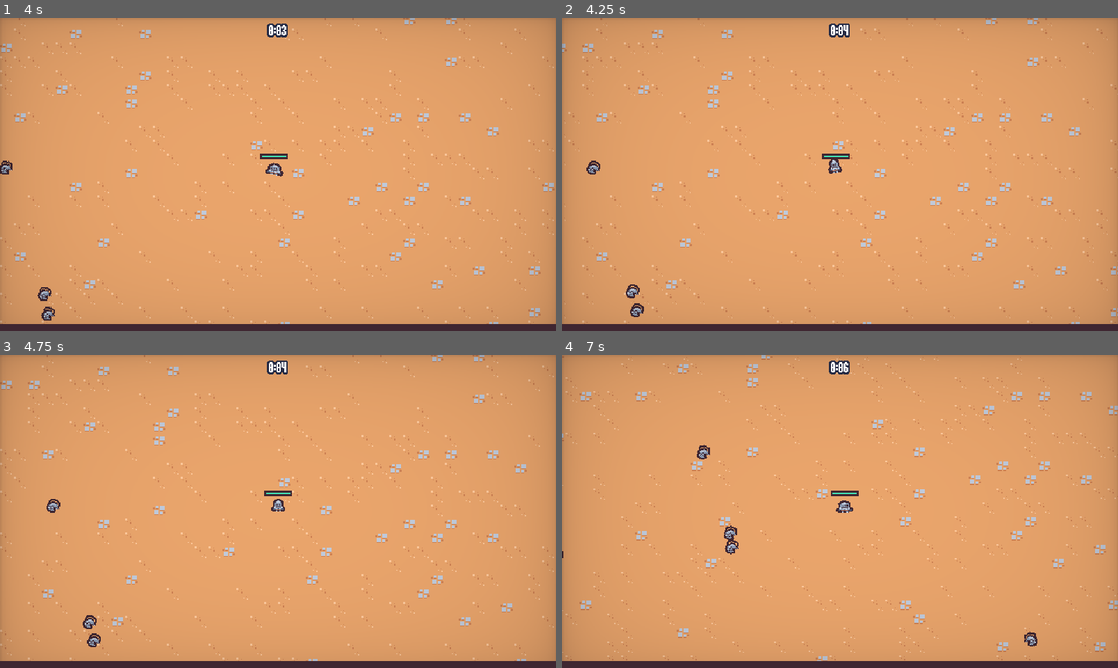
Above: before the commit, frames 1-4 (two rows, left to right).
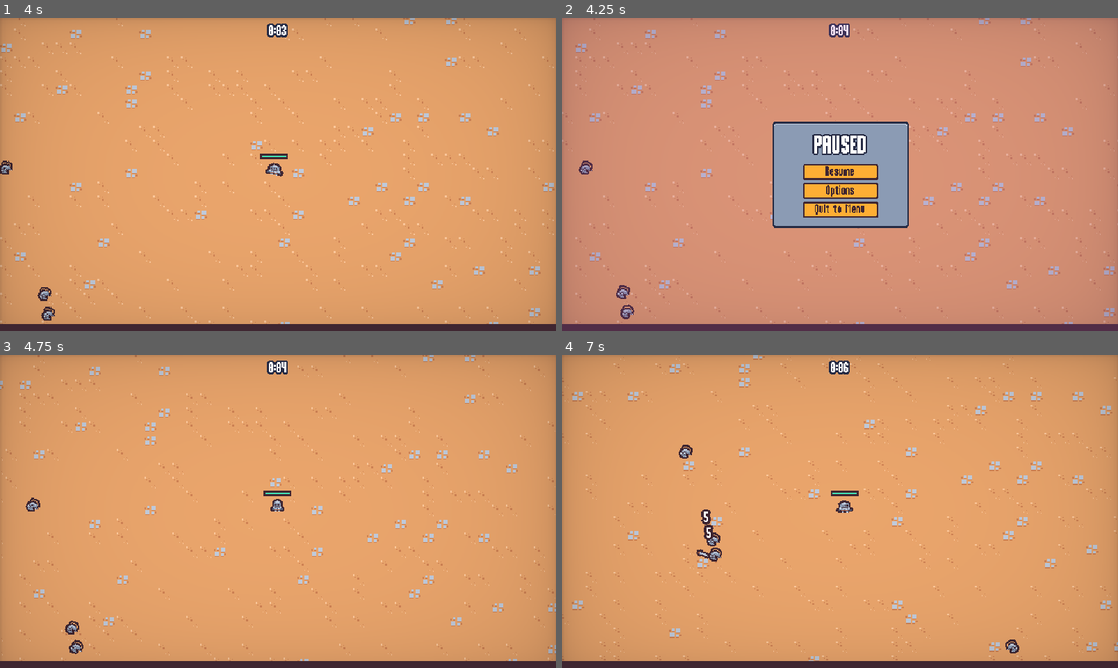
Above: after the commit, the same moments.

Repository: Ford-Narongrit/2DSurvivorsGodot
Game: Godot game, scene res://scenes/main/main.tscn
Two runs of this game, one before a commit and one after it. Both use one fixed random seed, a clock stepped at 60 frames per second and the inputs below. This scene is started directly instead of the project's main scene.
Inputs (mouse positions are in pixels of both pictures, inside the frame that each line leads up to):
- Up to frame 1 (4 s): move the mouse to (400, 158) at 0.52 s; press the mouse at (400, 158) at 0.53 s; hold D (move_right) 0.53-1.28 s; move the mouse to (166, 190) at 1.27 s; release the mouse at (166, 190) at 1.28 s; hold S (move_down) 1.28-2.03 s; click (166, 190) at 1.35 s; move the mouse to (333, 105) at 2.02 s; press the mouse at (333, 105) at 2.03 s; hold D (move_right) 2.03-2.78 s; move the mouse to (250, 237) at 2.77 s; release the mouse at (250, 237) at 2.78 s; hold W (move_up) 2.78-3.53 s; click (250, 237) at 2.85 s; move the mouse to (444, 221) at 3.52 s; press the mouse at (444, 221) at 3.53 s; hold A (move_left) from 3.53 s (still down)
- Up to frame 2 (4.25 s): keep holding A (move_left); tap Escape (pause, bound only after the commit) at 4.15 s
- Up to frame 3 (4.75 s): release A (move_left) at 4.25 s; release the mouse at (444, 558) at 4.25 s; click (278, 508) at 4.25 s, where only the run after the commit has a clickable "Resume"
- Up to frame 4 (7 s): move the mouse to (673, 464) at 5.02 s; hold A (move_left) 5.03-5.78 s; click (673, 464) at 5.1 s; move the mouse to (867, 511) at 5.77 s; press the mouse at (867, 511) at 5.78 s; hold S (move_down) 5.78-6.53 s; move the mouse to (756, 433) at 6.52 s; release the mouse at (756, 433) at 6.53 s; hold D (move_right) from 6.53 s (still down); click (756, 433) at 6.6 s

Frame 1 is identical in both runs. In frame 2, 13% of the frame differs, in the area x 0-100%, y 0-98%; in frame 3, 5.1%; in frame 4, 5.3%.

Commit message:
add pause menu

Diff:
--- a/project.godot
+++ b/project.godot
@@ -67,6 +67,12 @@
 "events": [Object(InputEventMouseButton,"resource_local_to_scene":false,"resource_name":"","device":-1,"window_id":0,"a …(253 unchanged characters)…
 ]
 }
+pause={
+"deadzone": 0.5,
+"events": [Object(InputEventKey,"resource_local_to_scene":false,"resource_name":"","device":-1,"window_id":0,"alt_pressed":false,"shift_pressed":false,"ctrl_pressed":false,"meta_pressed":false,"pressed":false,"keycode":0,"physical_keycode":4194305,"key_label":0,"unicode":0,"echo":false,"script":null)
+, Object(InputEventKey,"resource_local_to_scene":false,"resource_name":"","device":-1,"window_id":0,"alt_pressed":false,"shift_pressed":false,"ctrl_pressed":false,"meta_pressed":false,"pressed":false,"keycode":0,"physical_keycode":80,"key_label":0,"unicode":112,"echo":false,"script":null)
+]
+}
 
 [layer_names]
 
--- a/scenes/main/main.gd
+++ b/scenes/main/main.gd
@@ -2,9 +2,16 @@
 
 @export var end_screen_scene: PackedScene
 
+var pause_menu_scene = preload("res://scenes/ui/pause_menu.tscn")
 
 func _ready():
 	$%Player.health_component.died.connect(on_player_died)
+
+
+func _unhandled_input(event):
+	if event.is_action_pressed("pause"):
+		add_child(pause_menu_scene.instantiate())
+		get_tree().root.set_input_as_handled()
 
 
 func on_player_died():
--- a/scenes/ui/main_menu.gd
+++ b/scenes/ui/main_menu.gd
@@ -6,6 +6,7 @@
 	%PlayButton.pressed.connect(on_play_pressed)
 	%OptionsButton.pressed.connect(on_options_pressed)
 	%QuitButton.pressed.connect(on_quit_pressed)
+
 
 
 func on_play_pressed():
--- a/scenes/ui/main_menu.tscn
+++ b/scenes/ui/main_menu.tscn
@@ -59,4 +59,4 @@
 text = "Quit"
 
 [node name="Vignette" parent="." instance=ExtResource("2_0fmax")]
-layer = 2
+layer = 3
--- a/scenes/ui/options_menu.tscn
+++ b/scenes/ui/options_menu.tscn
@@ -4,6 +4,7 @@
 [ext_resource type="PackedScene" uid="uid://cwtqc0rbiapor" path="res://scenes/ui/sound_button.tscn" id="3_81d78"]
 
 [node name="OptionsMenu" type="CanvasLayer"]
+layer = 2
 script = ExtResource("1_gob8m")
 
 [node name="MarginContainer" type="MarginContainer" parent="."]
--- /dev/null
+++ b/scenes/ui/pause_menu.gd
@@ -0,0 +1,66 @@
+extends CanvasLayer
+
+@onready var panel_container = %PanelContainer
+@onready var resume_button = %ResumeButton
+@onready var options_button = %OptionsButton
+@onready var quit_button = %QuitButton
+
+var is_closing: bool = false
+var options_menu_scene =preload("res://scenes/ui/options_menu.tscn")
+
+func _ready():
+	get_tree().paused = true
+
+	resume_button.pressed.connect(on_resume_pressed)
+	options_button.pressed.connect(on_options_pressed)
+	quit_button.pressed.connect(on_quit_pressed)
+
+	panel_container.pivot_offset = panel_container.size / 2
+	$AnimationPlayer.play("in")
+
+	var tween = create_tween()
+	tween.tween_property(panel_container, "scale", Vector2.ZERO, 0)
+	tween.tween_property(panel_container, "scale", Vector2.ONE, 0.3)\
+		.set_ease(Tween.EASE_OUT).set_trans(Tween.TRANS_BACK)
+
+
+func _unhandled_input(event):
+	if event.is_action_pressed("pause"):
+		get_tree().root.set_input_as_handled()
+		close()
+
+
+func close():
+	if is_closing:
+		return
+
+	is_closing = true
+	$AnimationPlayer.play("out")
+
+	var tween = create_tween()
+	tween.tween_property(panel_container, "scale", Vector2.ONE, 0)
+	tween.tween_property(panel_container, "scale", Vector2.ZERO, 0.3)\
+		.set_ease(Tween.EASE_IN).set_trans(Tween.TRANS_BACK)
+
+	await  tween.finished
+	get_tree().paused = false
+	queue_free()
+
+
+func on_resume_pressed():
+	close()
+
+
+func on_options_pressed():
+	var options_menu_instance = options_menu_scene.instantiate()
+	add_child(options_menu_instance)
+	options_menu_instance.back_pressed.connect(on_options_back_pressed.bind(options_menu_instance))
+
+
+func on_quit_pressed():
+	get_tree().paused = false
+	get_tree().change_scene_to_file("res://scenes/ui/main_menu.tscn")
+
+
+func on_options_back_pressed(options_instance: Node):
+	options_instance.queue_free()
--- /dev/null
+++ b/scenes/ui/pause_menu.tscn
@@ -0,0 +1,135 @@
+[gd_scene load_steps=7 format=3 uid="uid://dvq6bt3rl0lle"]
+
+[ext_resource type="Script" path="res://scenes/ui/pause_menu.gd" id="1_xyw0d"]
+[ext_resource type="PackedScene" uid="uid://cwtqc0rbiapor" path="res://scenes/ui/sound_button.tscn" id="3_746e3"]
+
+[sub_resource type="Animation" id="Animation_r21xi"]
+length = 0.001
+tracks/0/type = "value"
+tracks/0/imported = false
+tracks/0/enabled = true
+tracks/0/path = NodePath("ColorRect:modulate")
+tracks/0/interp = 1
+tracks/0/loop_wrap = true
+tracks/0/keys = {
+"times": PackedFloat32Array(0),
+"transitions": PackedFloat32Array(1),
+"update": 0,
+"values": [Color(1, 1, 1, 1)]
+}
+
+[sub_resource type="Animation" id="Animation_qumkn"]
+resource_name = "in"
+length = 0.15
+tracks/0/type = "value"
+tracks/0/imported = false
+tracks/0/enabled = true
+tracks/0/path = NodePath("ColorRect:modulate")
+tracks/0/interp = 1
+tracks/0/loop_wrap = true
+tracks/0/keys = {
+"times": PackedFloat32Array(0, 0.15),
+"transitions": PackedFloat32Array(1, 1),
+"update": 0,
+"values": [Color(1, 1, 1, 0), Color(1, 1, 1, 1)]
+}
+
+[sub_resource type="Animation" id="Animation_2nl4v"]
+resource_name = "out"
+length = 0.15
+tracks/0/type = "value"
+tracks/0/imported = false
+tracks/0/enabled = true
+tracks/0/path = NodePath("ColorRect:modulate")
+tracks/0/interp = 1
+tracks/0/loop_wrap = true
+tracks/0/keys = {
+"times": PackedFloat32Array(0, 0.15),
+"transitions": PackedFloat32Array(1, 1),
+"update": 0,
+"values": [Color(1, 1, 1, 1), Color(1, 1, 1, 0)]
+}
+
+[sub_resource type="AnimationLibrary" id="AnimationLibrary_f5weu"]
+_data = {
+"RESET": SubResource("Animation_r21xi"),
+"in": SubResource("Animation_qumkn"),
+"out": SubResource("Animation_2nl4v")
+}
+
+[node name="PauseMenu" type="CanvasLayer"]
+process_mode = 3
+script = ExtResource("1_xyw0d")
+
+[node name="AnimationPlayer" type="AnimationPlayer" parent="."]
+libraries = {
+"": SubResource("AnimationLibrary_f5weu")
+}
+autoplay = "in"
+
+[node name="ColorRect" type="ColorRect" parent="."]
+anchors_preset = 15
+anchor_right = 1.0
+anchor_bottom = 1.0
+grow_horizontal = 2
+grow_vertical = 2
+color = Color(0.607843, 0.298039, 0.639216, 0.352941)
+
+[node name="MarginContainer" type="MarginContainer" parent="."]
+anchors_preset = 15
+anchor_right = 1.0
+anchor_bottom = 1.0
+grow_horizontal = 2
+grow_vertical = 2
+
+[node name="PanelContainer" type="PanelContainer" parent="MarginContainer"]
+unique_name_in_owner = true
+custom_minimum_size = Vector2(180, 140)
+layout_mode = 2
+size_flags_horizontal = 4
+size_flags_vertical = 4
+
+[node name="MarginContainer" type="MarginContainer" parent="MarginContainer/PanelContainer"]
+layout_mode = 2
+theme_override_constants/margin_left = 8
+theme_override_constants/margin_top = 8
+theme_override_constants/margin_right = 8
+theme_override_constants/margin_bottom = 8
+
+[node name="VBoxContainer" type="VBoxContainer" parent="MarginContainer/PanelContainer/MarginContainer"]
+custom_minimum_size = Vector2(150, 2.08165e-12)
+layout_mode = 2
+size_flags_horizontal = 4
+size_flags_vertical = 4
+theme_override_constants/separation = 8
+
+[node name="Label" type="Label" parent="MarginContainer/PanelContainer/MarginContainer/VBoxContainer"]
+layout_mode = 2
+theme_type_variation = &"BlueOutlineLabel"
+theme_override_font_sizes/font_size = 32
+text = "PAUSED"
+horizontal_alignment = 1
+
+[node name="VBoxContainer" type="VBoxContainer" parent="MarginContainer/PanelContainer/MarginContainer/VBoxContainer"]
+custom_minimum_size = Vector2(75, 2.08165e-12)
+layout_mode = 2
+size_flags_horizontal = 4
+theme_override_constants/separation = 4
+
+[node name="ResumeButton" parent="MarginContainer/PanelContainer/MarginContainer/VBoxContainer/VBoxContainer" instance=ExtResource("3_746e3")]
+unique_name_in_owner = true
+custom_minimum_size = Vector2(100, 0)
+layout_mode = 2
+text = "Resume"
+
+[node name="OptionsButton" parent="MarginContainer/PanelContainer/MarginContainer/VBoxContainer/VBoxContainer" instance=ExtResource("3_746e3")]
+unique_name_in_owner = true
+custom_minimum_size = Vector2(100, 0)
+layout_mode = 2
+text = "Options"
+
+[node name="QuitButton" parent="MarginContainer/PanelContainer/MarginContainer/VBoxContainer/VBoxContainer" instance=ExtResource("3_746e3")]
+unique_name_in_owner = true
+custom_minimum_size = Vector2(100, 0)
+layout_mode = 2
+text = "Quit to Menu"
